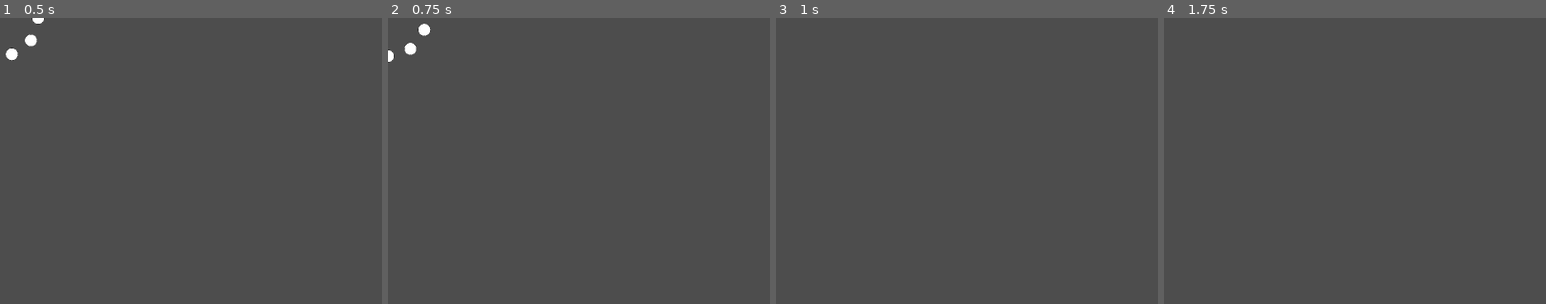
Above: before the commit, frames 1-4 (left to right).
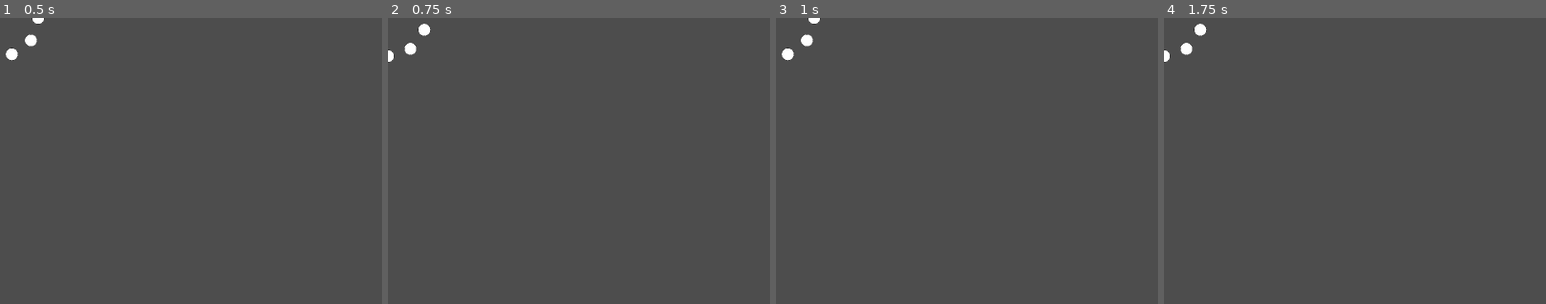
Above: after the commit, the same moments.

Repository: RajwolChapagain/Arcade-Game
Game: Godot game, scene res://bullet/bullet_ring.tscn
Two runs of this game, one before a commit and one after it. Both use one fixed random seed, a clock stepped at 60 frames per second and the inputs below. This scene is started directly instead of the project's main scene.
Inputs:
- Up to frame 1 (0.5 s): no input
- Up to frame 2 (0.75 s): no input
- Up to frame 3 (1 s): no input
- Up to frame 4 (1.75 s): no input
The pictures show only the part of the screen within x 0-50%, y 0-50%; the shares and areas given below are measured in that part.

Frames 1-2 are identical in both runs. In frame 3, 0.3% of the frame differs, in the area x 1-12%, y 0-15%; in frame 4, 0.3%.

Commit message:
Make bullets in ring survive going offscreen

Diff:
--- a/bullet/bullet.gd
+++ b/bullet/bullet.gd
@@ -4,6 +4,7 @@
 @export var DAMAGE = 10
 
 var direction = transform.x
+var is_in_ring = false
 
 func _physics_process(delta):
 	var collision = move_and_collide(direction * SPEED * delta)
@@ -17,4 +18,7 @@
 	direction = new_direction
 
 func _on_visible_on_screen_notifier_2d_screen_exited():
+	if is_in_ring:
+		return
+
 	queue_free()
--- a/bullet/bullet_ring.gd
+++ b/bullet/bullet_ring.gd
@@ -10,6 +10,7 @@
 
 	for child in get_children():
 		child.position = distance_vector.rotated(current_angle)
+		child.is_in_ring = true
 		current_angle += angle
 
 func _physics_process(delta):
